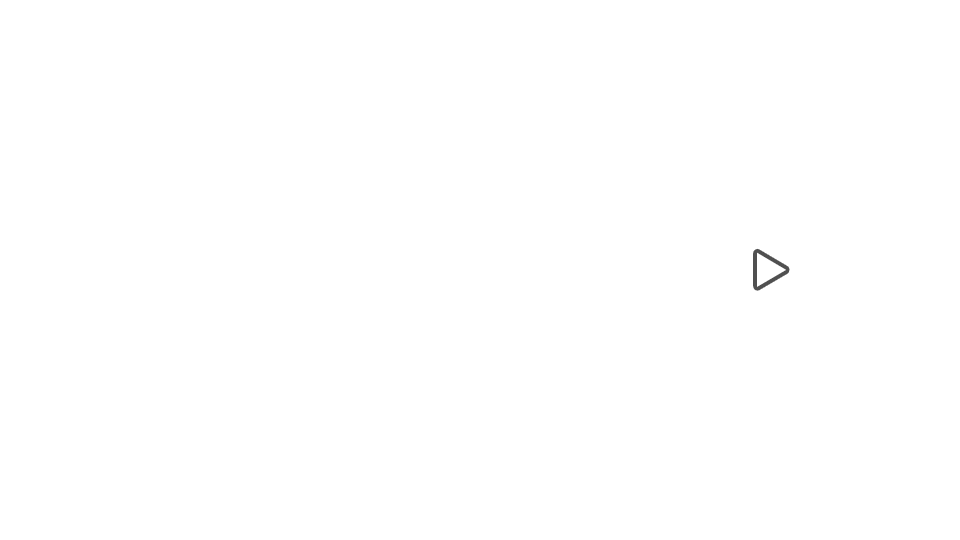
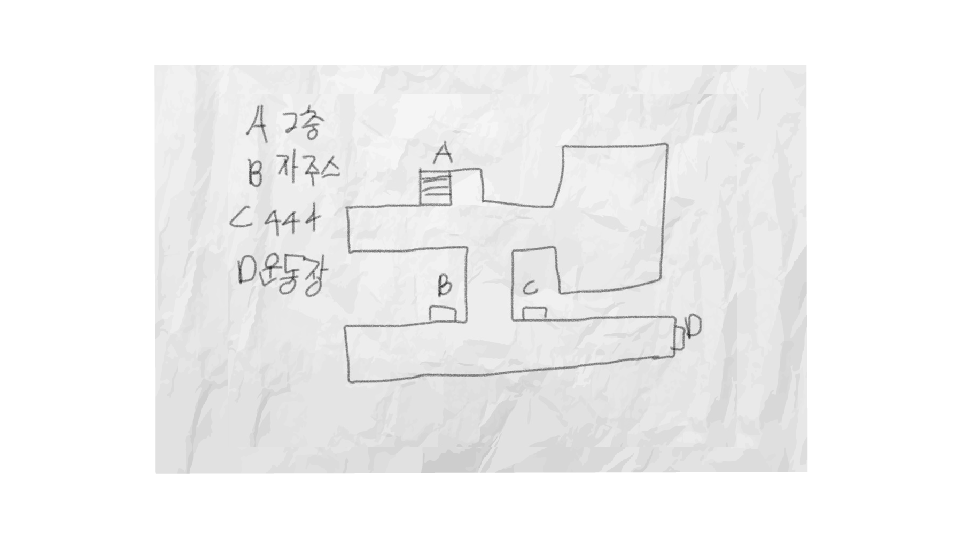
Layered file, before and after one edit (w=960, h=540). Changes by layer:
hid "◀ 복사" over [757, 252, 786, 287]
added layer "레이어 9" above "레이어 8" over [228, 94, 737, 447]
added layer "레이어 8" above "본문 x42 y450" over [154, 65, 808, 474]
